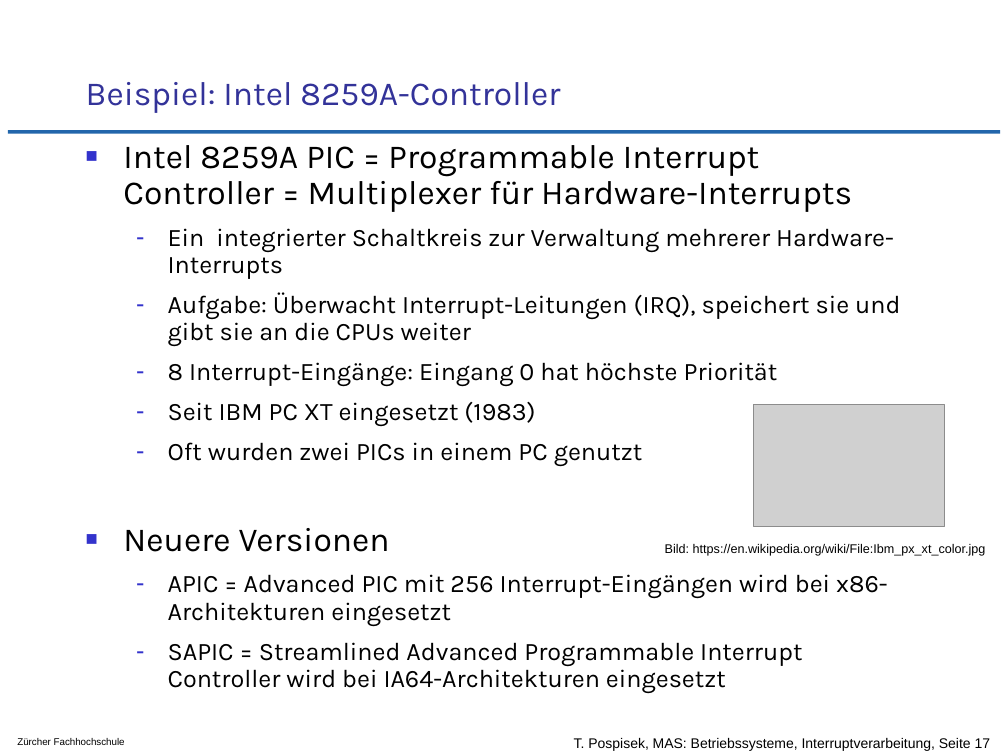
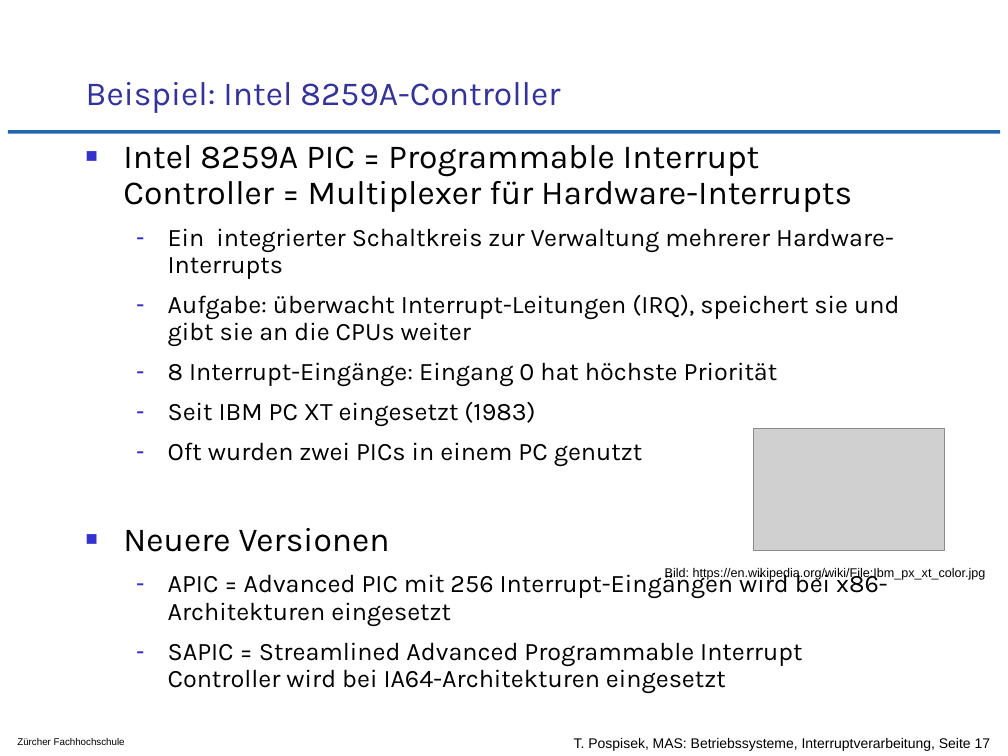
Before and after one commit to tpo/betriebssysteme, a slide deck: slide 17 of 04-3_Interruptverarbeitung_in_Betriebssystemen.odp. Drawn at 1008x756 pixels with LibreOffice and Linux fonts; fonts in the diff are those of the drawing; grey boxes stand for pictures; background and template pictures are left out. Boxes give left, top, right and bottom in pixels: in the first picture for what was removed or moved away, otherwise in the second. Text is boxed around its words. In the diff, an @@ line names an element or a change of style, - is before the commit and + after.

```diff
--- a/04-3_Interruptverarbeitung_in_Betriebssystemen.odp
+++ b/04-3_Interruptverarbeitung_in_Betriebssystemen.odp
@@ text at [168,295,899,347]: text changed @@
-  – Aufgabe: Überwacht Interrupt-Leitungen (IRQ), speichert sie und gibt sie an die CPUs weiter
+  – Aufgabe: überwacht Interrupt-Leitungen (IRQ), speichert sie und gibt sie an die CPUs weiter
@@ picture: place and size @@
-picture at [754,405,944,527]
+picture at [754,428,944,550]
@@ text "Bild: https://en.wikipedia.org/wiki/File:Ibm_px_xt_color.jpg": place and size @@
-text "Bild: https://en.wikipedia.org/wiki/File:Ibm_px_xt_color.jpg" at [665,544,986,556]
+text "Bild: https://en.wikipedia.org/wiki/File:Ibm_px_xt_color.jpg" at [665,568,986,580]
```
Also in this commit, not shown: 10 other slides changed.
